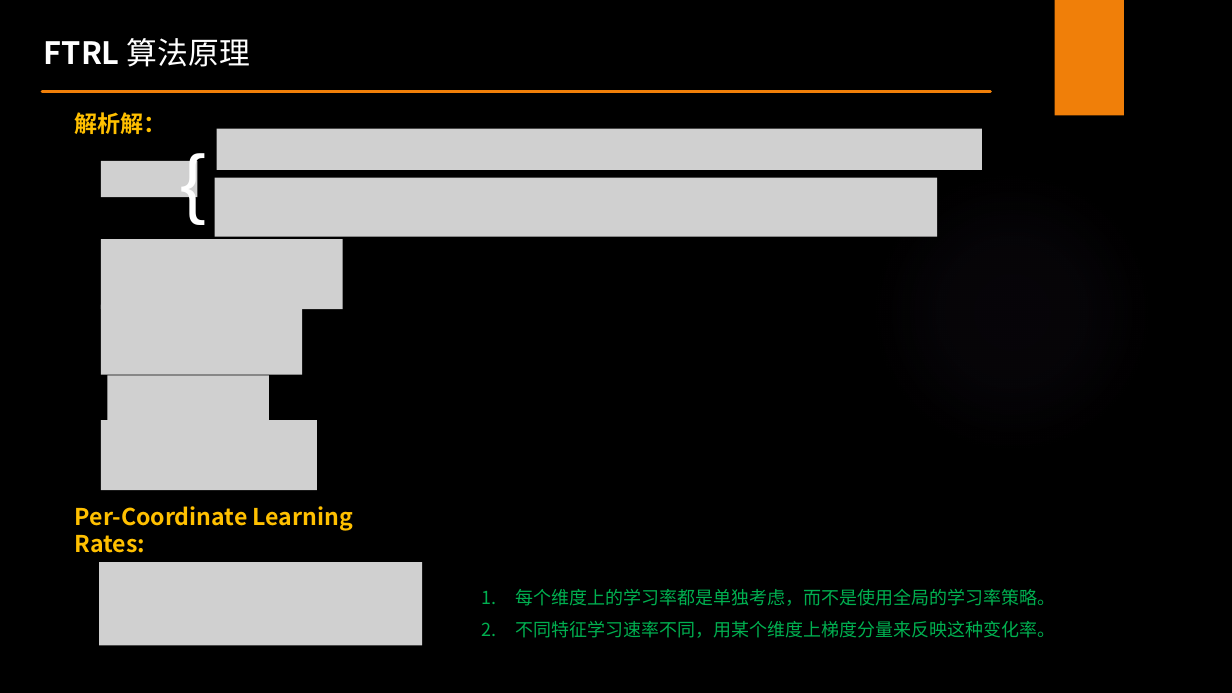
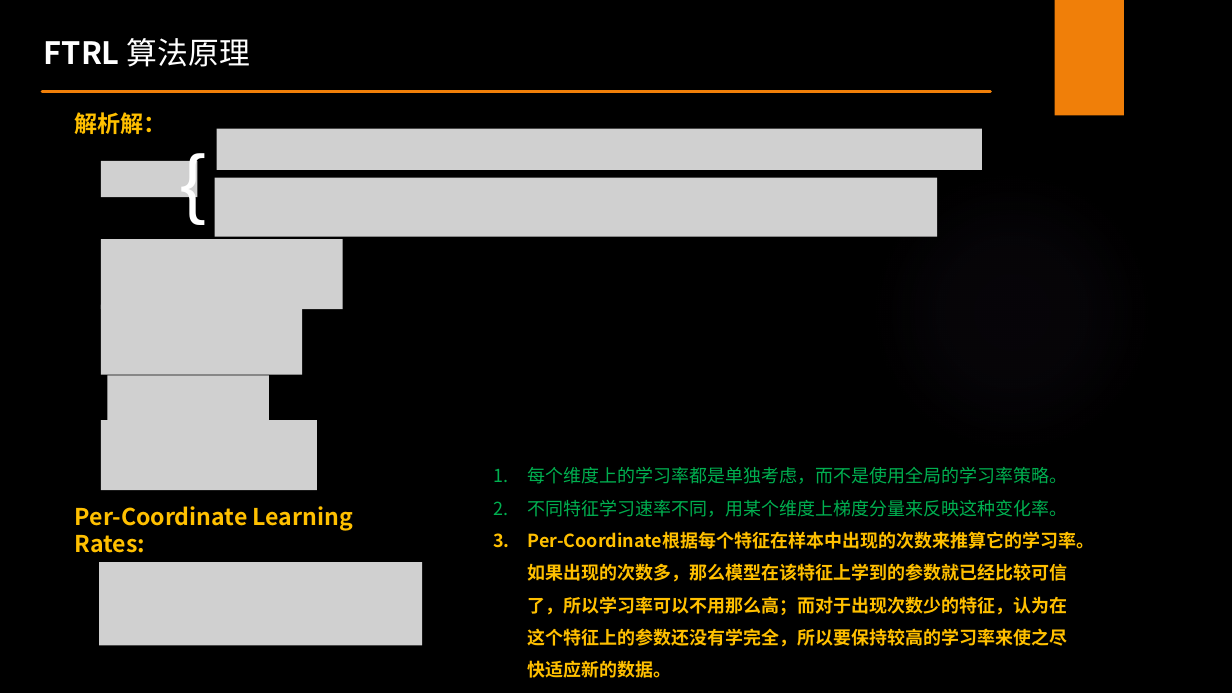
Before and after one commit to FitzFan/FTRL-Follow-The-Regularized-Leader-, a slide deck: slide 16 of FTRL原理及在normal中的应用.pptx. Drawn at 1232x693 pixels with LibreOffice and Linux fonts; fonts in the diff are those of the drawing; grey boxes stand for pictures; background and template pictures are left out. Boxes give left, top, right and bottom in pixels: in the first picture for what was removed or moved away, otherwise in the second. Text is boxed around its words. In the diff, an @@ line names an element or a change of style, - is before the commit and + after.

```diff
--- a/FTRL原理及在normal中的应用.pptx
+++ b/FTRL原理及在normal中的应用.pptx
@@ text "每个维度上的学习率都是单独考虑，而不是使用全局的学习率策略。" moved from (x1=516, y1=589, x2=1056, y2=638) to (x1=528, y1=467, x2=1095, y2=678) @@
@@ text at (x1=528, y1=531, x2=1095, y2=678): paragraph added @@
+3. Per-Coordinate根据每个特征在样本中出现的次数来推算它的学习率。如果出现的次数多，那么模型在该特征上学到的参数就已经比较可信了，所以学习率可以不用那么高；而对于出现次数少的特征，认为在这个特征上的参数还没有学完全，所以要保持较高的学习率来使之尽快适应新的数据。
```
Also in this commit, not shown: 2 other slides changed, 1 other file.
